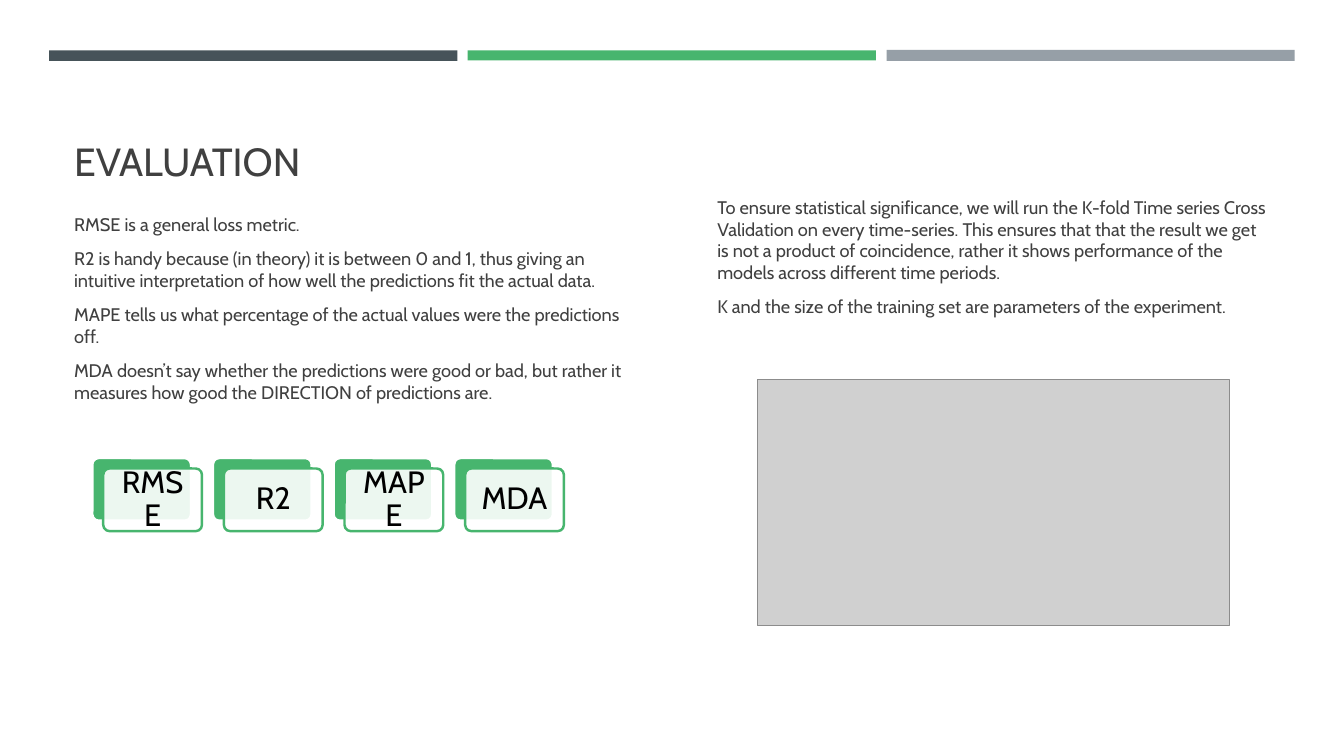
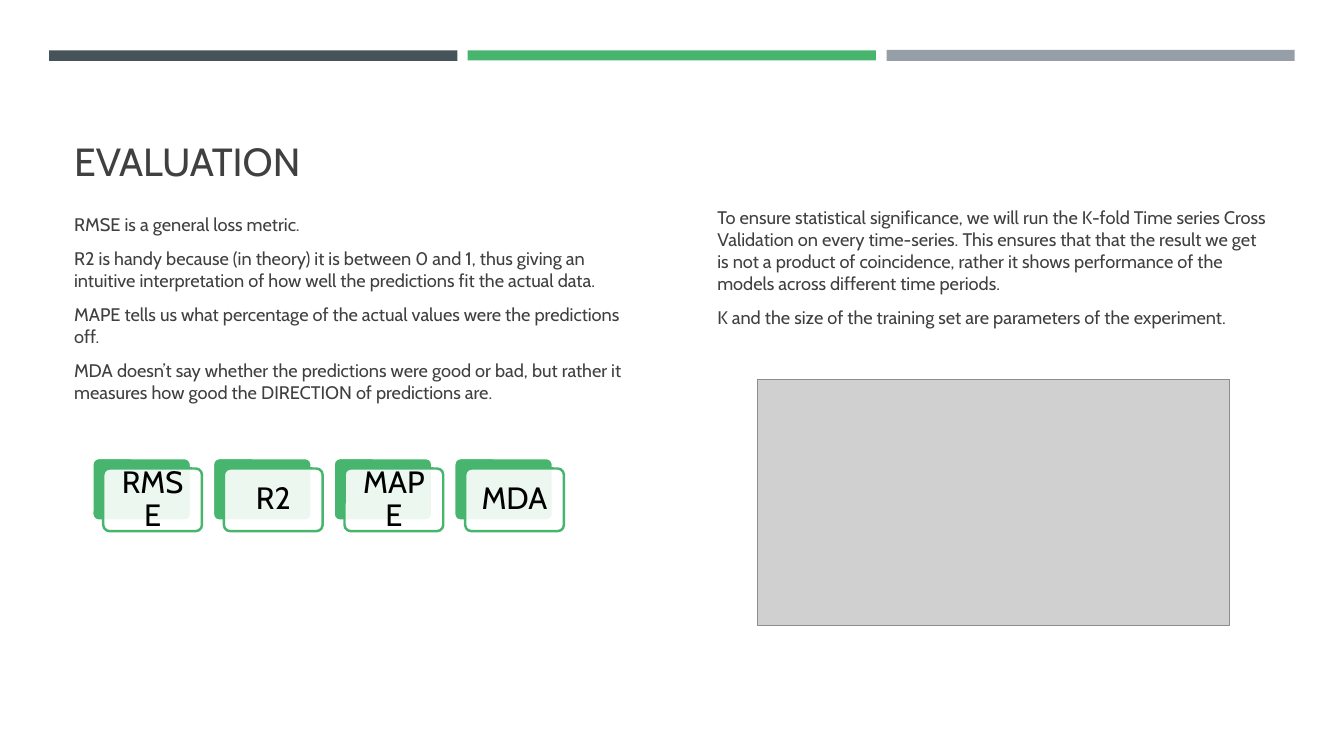
Before and after one commit to filip-topic/Time-Series-Foundation-Models-in-Financial-time-series-prediction, a slide deck: slide 9 of 17th of July Presentation.pptx (slide 10 before the commit). Drawn at 1344x756 pixels with LibreOffice and Linux fonts; fonts in the diff are those of the drawing; grey boxes stand for pictures. Boxes give left, top, right and bottom in pixels: in the first picture for what was removed or moved away, otherwise in the second. Text is boxed around its words. In the diff, an @@ line names an element or a change of style, - is before the commit and + after.

```diff
--- a/17th of July Presentation.pptx
+++ b/17th of July Presentation.pptx
@@ text "To ensure statistical significance, we ...": place and size @@
-text "To ensure statistical significance, we ..." at (717,200,1266,318)
+text "To ensure statistical significance, we ..." at (717,210,1266,329)
```
Also in this commit, not shown: 4 other slides changed, 5 slides removed, 10 other files.
